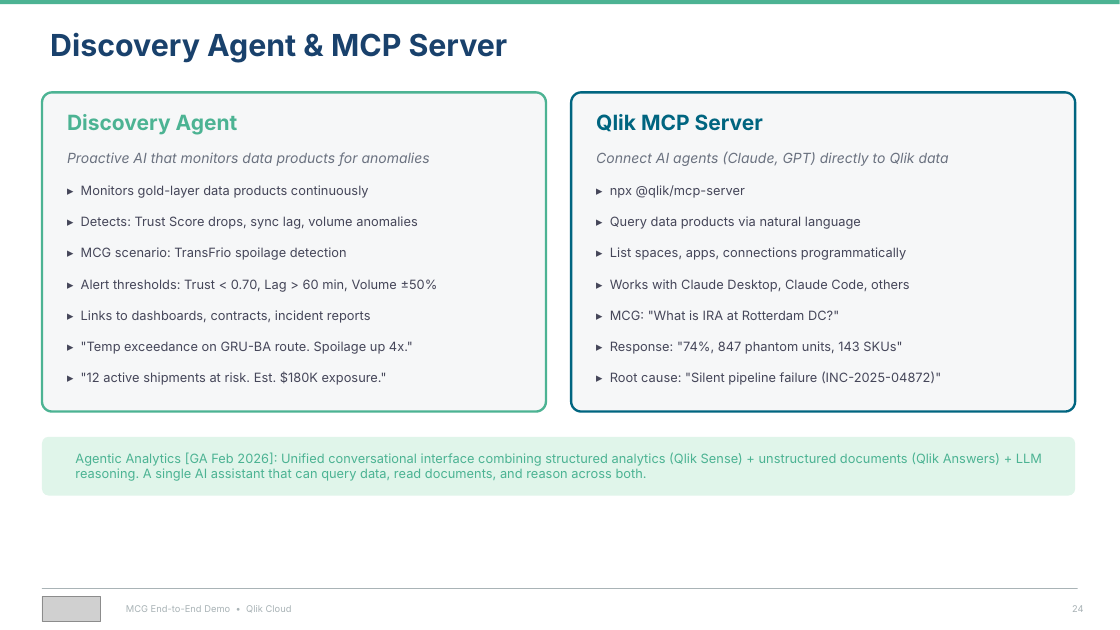
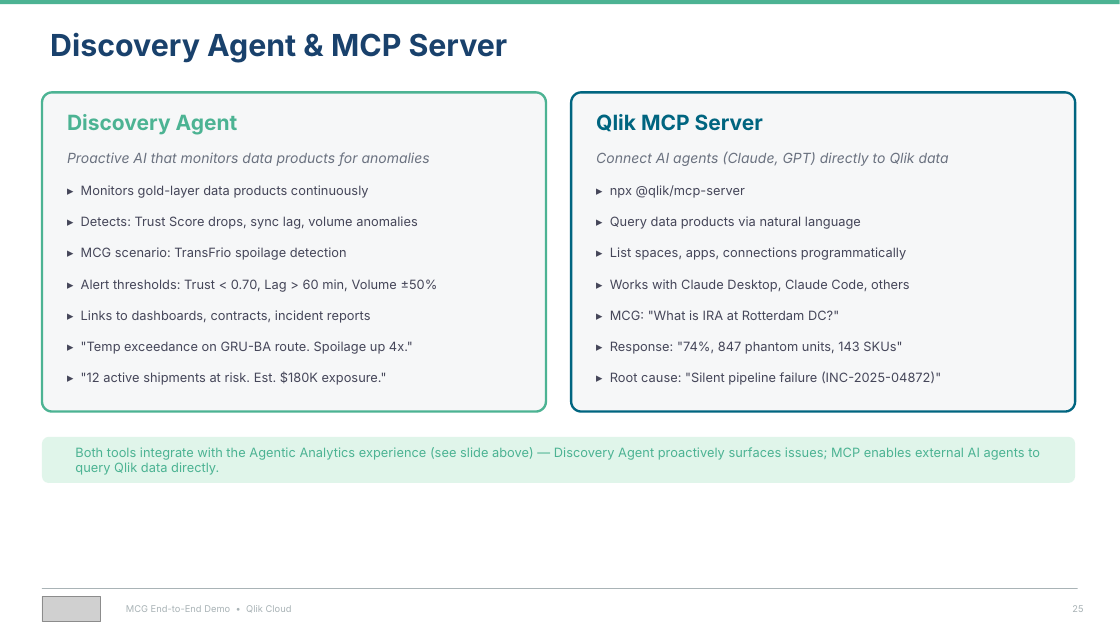
Before and after one commit to robertschoenfeldqlik/meridan_retail_group_qlik_demo_assets, a slide deck: slide 25 of MCG_Demo_Overview_Four_Stories.pptx (slide 24 before the commit). Drawn at 1120x630 pixels with LibreOffice and Linux fonts; fonts in the diff are those of the drawing; grey boxes stand for pictures. Boxes give left, top, right and bottom in pixels: in the first picture for what was removed or moved away, otherwise in the second. Text is boxed around its words. In the diff, an @@ line names an element or a change of style, - is before the commit and + after.

```diff
--- a/MCG_Demo_Overview_Four_Stories.pptx
+++ b/MCG_Demo_Overview_Four_Stories.pptx
@@ rounded rectangle: place and size @@
-rounded rectangle at (42,437,1075,496)
+rounded rectangle at (42,437,1075,483)
@@ rounded rectangle at (42,437,1075,483): proportions changed @@
@@ text at (75,447,1040,475): text changed @@
-Agentic Analytics [GA Feb 2026]: Unified conversational interface combining structured analytics (Qlik Sense) + unstructured documents (Qlik Answers) + LLM reasoning. A single AI assistant that can query data, read documents, and reason across both.
+Both tools integrate with the Agentic Analytics experience (see slide above) — Discovery Agent proactively surfaces issues; MCP enables external AI agents to query Qlik data directly.
```
Also in this commit, not shown: 17 other slides changed, 1 slide added, 21 other files.
